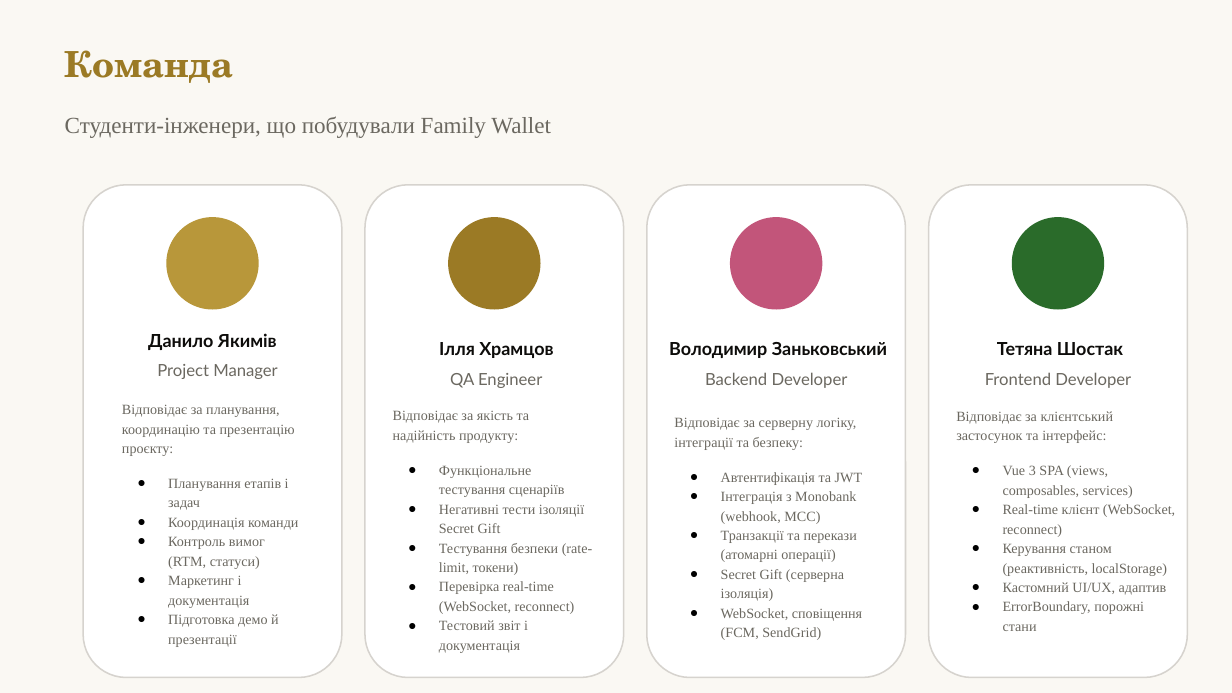
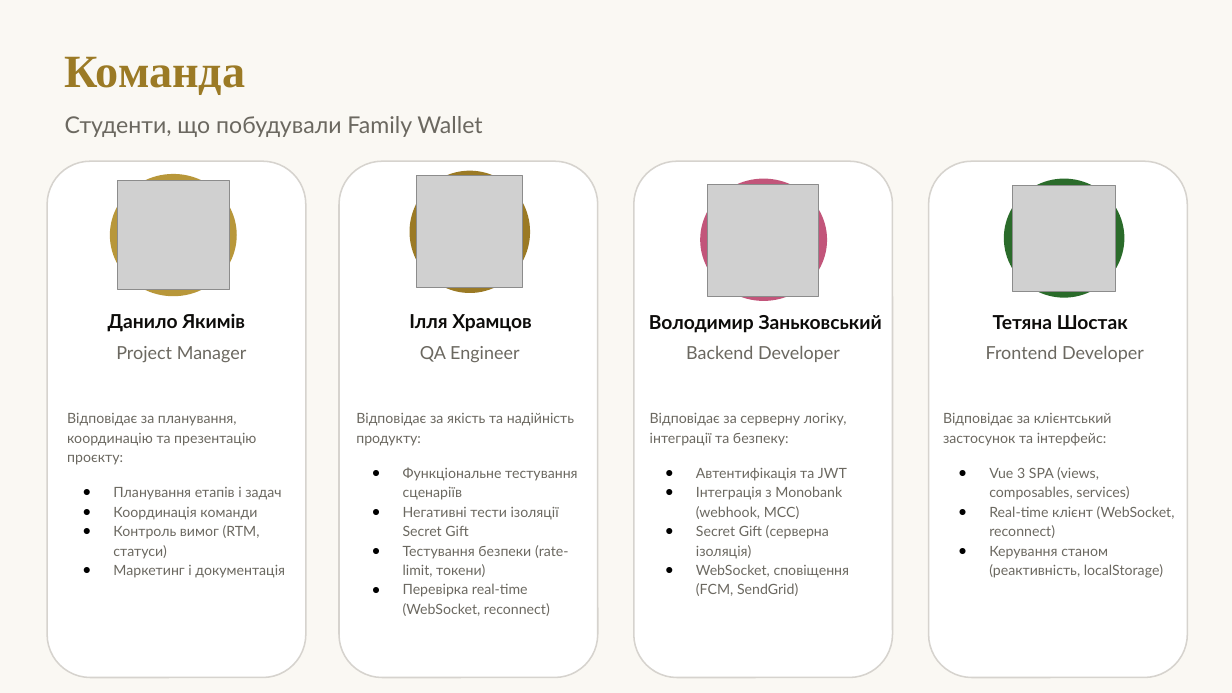
Before and after one commit to Uni-Project-143/Family-Wallet, a slide deck: slide 2 of docs/marketing/07_Project_Pitch_Deck.pptx (slide 7 before the commit). Drawn at 1232x693 pixels with LibreOffice and Linux fonts; fonts in the diff are those of the drawing; grey boxes stand for pictures. Boxes give left, top, right and bottom in pixels: in the first picture for what was removed or moved away, otherwise in the second. Text is boxed around its words. In the diff, an @@ line names an element or a change of style, - is before the commit and + after.

Commit message:
docs: presentation 07_project_pitch_deck

```diff
--- a/docs/marketing/07_Project_Pitch_Deck.pptx
+++ b/docs/marketing/07_Project_Pitch_Deck.pptx
@@ text "Команда" at (x1=65, y1=56, x2=246, y2=95): size 28 to 36 pt, font TeX Gyre Schola to Times New Roman @@
@@ text at (x1=65, y1=116, x2=482, y2=137): text changed; font Times New Roman to Lato @@
-Студенти-інженери, що побудували Family Wallet
+Студенти, що побудували Family Wallet
@@ rounded rectangle resized from (x1=83, y1=185, x2=342, y2=677) to (x1=47, y1=161, x2=306, y2=677) @@
@@ ellipse resized from (x1=166, y1=217, x2=259, y2=310) to (x1=110, y1=174, x2=237, y2=296) @@
@@ rounded rectangle resized from (x1=365, y1=185, x2=624, y2=677) to (x1=339, y1=161, x2=598, y2=677) @@
@@ ellipse resized from (x1=448, y1=217, x2=541, y2=310) to (x1=409, y1=171, x2=530, y2=293) @@
@@ picture added at (x1=417, y1=176, x2=523, y2=287) @@
@@ rounded rectangle resized from (x1=647, y1=185, x2=906, y2=677) to (x1=634, y1=161, x2=893, y2=677) @@
@@ ellipse resized from (x1=730, y1=217, x2=823, y2=310) to (x1=701, y1=178, x2=827, y2=300) @@
@@ rounded rectangle resized from (x1=929, y1=185, x2=1188, y2=677) to (x1=929, y1=161, x2=1188, y2=677) @@
@@ ellipse resized from (x1=1012, y1=217, x2=1104, y2=310) to (x1=1004, y1=178, x2=1124, y2=298) @@
@@ picture added at (x1=117, y1=181, x2=229, y2=290) @@
@@ picture added at (x1=708, y1=185, x2=820, y2=297) @@
@@ picture added at (x1=1013, y1=185, x2=1116, y2=291) @@
@@ text "Данило Якимів" moved from (x1=148, y1=333, x2=277, y2=350) to (x1=108, y1=314, x2=245, y2=332) @@
@@ size 14 to 15 pt in 4 elements at (x1=993, y1=315, x2=1128, y2=329), (x1=649, y1=315, x2=882, y2=333), (x1=108, y1=314, x2=245, y2=332), (x1=409, y1=314, x2=532, y2=332) @@
@@ text "Ілля Храмцов" moved from (x1=439, y1=342, x2=553, y2=358) to (x1=409, y1=314, x2=532, y2=332) @@
@@ text "Володимир Заньковський" moved from (x1=669, y1=342, x2=887, y2=358) to (x1=649, y1=315, x2=882, y2=333) @@
@@ text "Тетяна Шостак" moved from (x1=997, y1=342, x2=1123, y2=355) to (x1=993, y1=315, x2=1128, y2=329) @@
@@ text "Project Manager" moved from (x1=157, y1=364, x2=277, y2=379) to (x1=116, y1=346, x2=247, y2=362) @@
@@ size 13 to 14 pt in 4 elements at (x1=686, y1=346, x2=840, y2=362), (x1=986, y1=346, x2=1144, y2=362), (x1=116, y1=346, x2=247, y2=362), (x1=420, y1=346, x2=519, y2=362) @@
@@ text "QA Engineer" moved from (x1=450, y1=373, x2=542, y2=388) to (x1=420, y1=346, x2=519, y2=362) @@
@@ text "Backend Developer" moved from (x1=705, y1=372, x2=848, y2=388) to (x1=686, y1=346, x2=840, y2=362) @@
@@ text "Frontend Developer" moved from (x1=985, y1=372, x2=1131, y2=388) to (x1=986, y1=346, x2=1144, y2=362) @@
@@ text "Відповідає за планування, координацію та ..." moved from (x1=122, y1=405, x2=298, y2=647) to (x1=67, y1=413, x2=285, y2=578) @@
@@ text "Відповідає за якість та надійність ..." moved from (x1=393, y1=411, x2=593, y2=653) to (x1=356, y1=413, x2=577, y2=616) @@
@@ text "Відповідає за серверну логіку, інтеграції ..." moved from (x1=674, y1=418, x2=862, y2=640) to (x1=650, y1=413, x2=850, y2=596) @@
@@ font Times New Roman to Lato in 4 elements at (x1=356, y1=413, x2=577, y2=616), (x1=650, y1=413, x2=850, y2=596), (x1=67, y1=413, x2=285, y2=578), (x1=943, y1=413, x2=1175, y2=578) @@
@@ text "Відповідає за клієнтський застосунок та ..." moved from (x1=956, y1=411, x2=1175, y2=631) to (x1=943, y1=413, x2=1175, y2=578) @@
@@ text at (x1=721, y1=531, x2=857, y2=562): paragraph removed @@
-● Транзакції та перекази (атомарні операції)
@@ text at (x1=1003, y1=582, x2=1167, y2=631): paragraphs removed @@
-● Кастомний UI/UX, адаптив
-● ErrorBoundary, порожні стани
@@ text at (x1=168, y1=614, x2=279, y2=647): paragraph removed @@
-● Підготовка демо й презентації
@@ text at (x1=439, y1=620, x2=528, y2=653): paragraph removed @@
-● Тестовий звіт і документація
```
Also in this commit, not shown: 6 other slides changed, 4 slides added, 1 slide removed, 1 other file.
